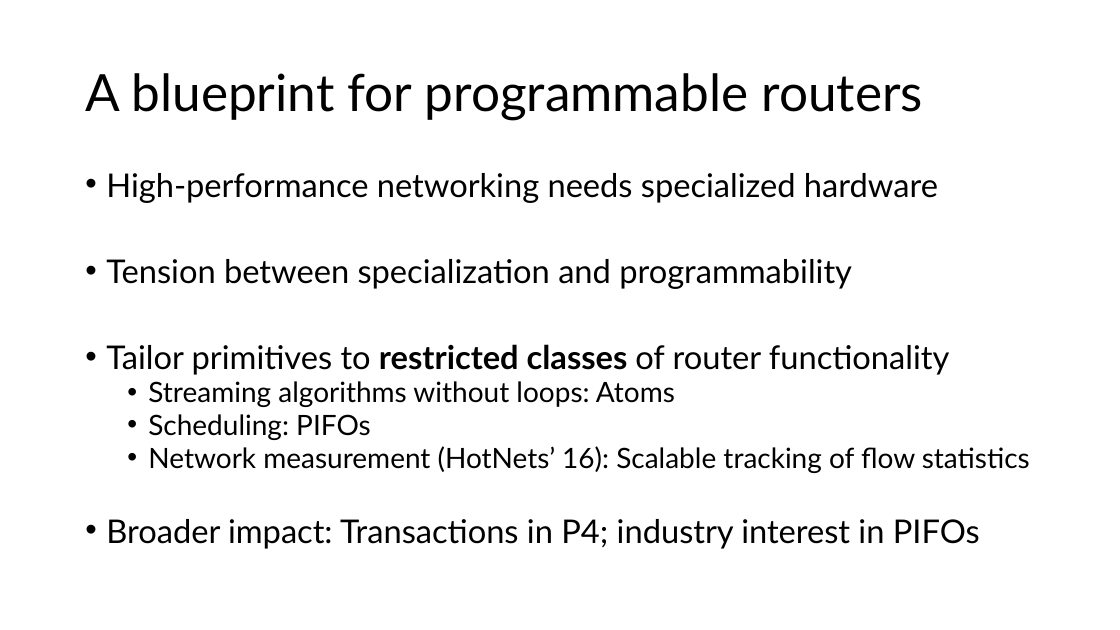
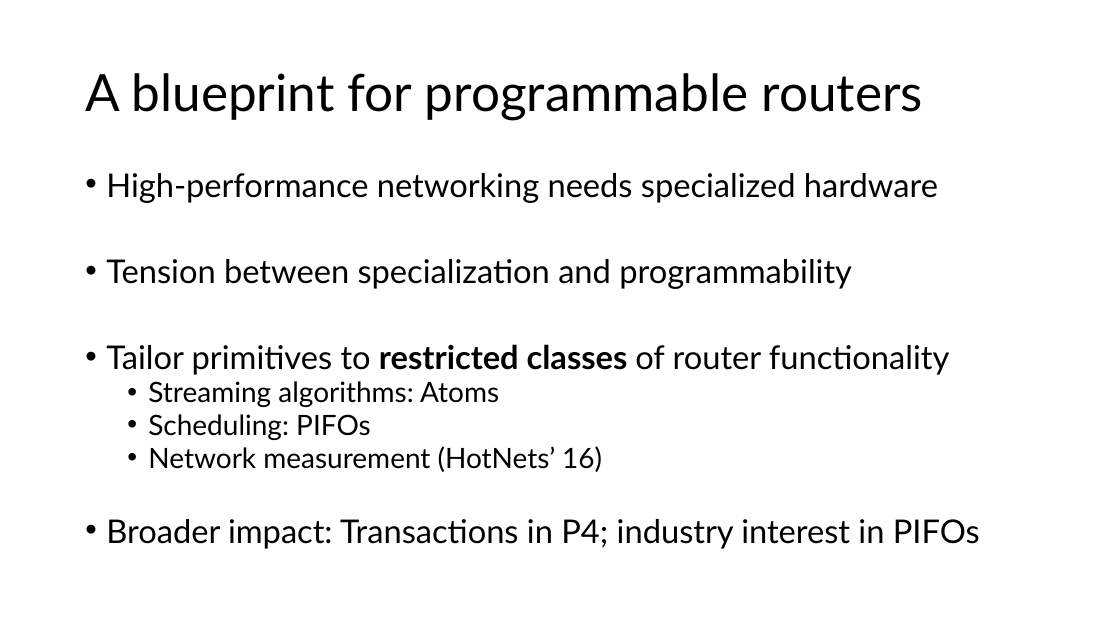
Before and after one commit to anirudhSK/pifo-domino-marple-ppts, a slide deck: slide 40 of combined_domino_pifo.pptx. Drawn at 1120x630 pixels with LibreOffice and Linux fonts; fonts in the diff are those of the drawing. Boxes give left, top, right and bottom in pixels: in the first picture for what was removed or moved away, otherwise in the second. Text is boxed around its words. In the diff, an @@ line names an element or a change of style, - is before the commit and + after.

```diff
--- a/combined_domino_pifo.pptx
+++ b/combined_domino_pifo.pptx
@@ text at (148,381,499,407): text changed @@
-  • Streaming algorithms without loops: Atoms
+  • Streaming algorithms: Atoms
@@ text at (148,446,602,472): text changed @@
-  • Network measurement (HotNets’ 16): Scalable tracking of flow statistics
+  • Network measurement (HotNets’ 16)
```
Also in this commit, not shown: 2 other slides changed.
